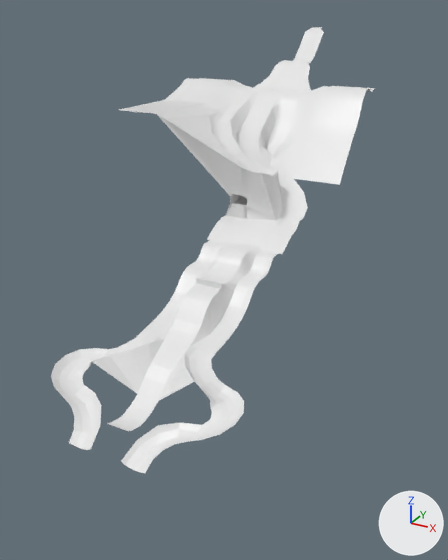
The FBX model Assets/Models/Environments/TrueLevel1/L1_v01.fbx as it was, and as the next commit left it.
One viewpoint serves both versions: a 50 mm lens placed at (618.0, -1619.0, 47.0), pointed at (65.0, -615.0, -455.0). The lights are fixed; the arrows at lower right show +X, +Y and +Z.
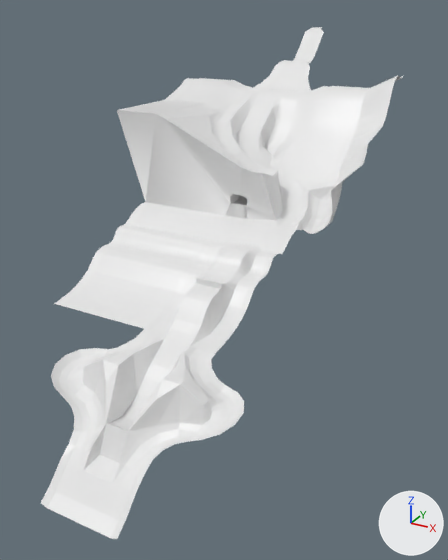
Boxes (x1, y1, x2, y2) around the edits, measured in the pictures (448 x 560 px):
'Grid', reshaped (12% wider, 15% taller): before (51, 27, 375, 473); after (41, 27, 403, 539)
part 1 of me_grid, built on: before (91, 339, 195, 400); after (41, 76, 403, 539)

What changed in the scene script:
```text
Change me_grid:
    used by ob_grid; location = (0.0, 0.0, 0.0)
    remove me_grid.from_pydata(...)  # 1137 vertices, 1116 faces; spans x -225.0..281.0, y -1060.0..15.0, z -562.0..0.0
    add me_grid.from_pydata(...)  # 1277 vertices, 1320 faces; spans x -225.0..302.0, y -1130.0..15.0, z -625.0..0.0
    me_grid part 1
    11 faces are deleted
    57 vertices are added at x -1.0..294.0, y -1130.0..-443.0, z -625.0..-202.0
    18 new vertices lie (-207.0, 0.0, 0.0) away from vertices in x 37.0, y -850.0..-632.0, z -463.0..-373.0
    12 new vertices lie (60.0, 0.0, 30.0) away from vertices in x 225.0, y -350.0..-215.0, z -202.0..-111.0
    6 new vertices lie (-200.0, 0.0, 0.0) away from vertices in x 30.0, y -622.0..-545.0, z -373.0..-344.0
    6 new vertices lie (0.0, -30.0, -30.0) away from vertices in x 53.0..170.0, y -1080.0, z -580.0
    8 new vertices lie (0.0, -20.0, -15.0) away from vertices in x 41.0..182.0, y -1110.0..-1060.0, z -610.0..-560.0
    11 new vertices lie (8.0, -42.0, -10.0) away from vertices in x 194.0..294.0, y -483.0, z -342.0..-202.0
    11 new vertices lie (0.0, -20.0, 0.0) away from vertices in x 202.0..302.0, y -525.0, z -352.0..-212.0
    5 new vertices lie (-10.0, 40.0, 10.0) away from vertices in x 244.0..294.0, y -483.0, z -297.0..-202.0
    6 new vertices lie (0.0, 7.0, 0.0) away from vertices in x -1.0..224.0, y -965.0, z -488.0..-464.0
    215 new faces join them
```
